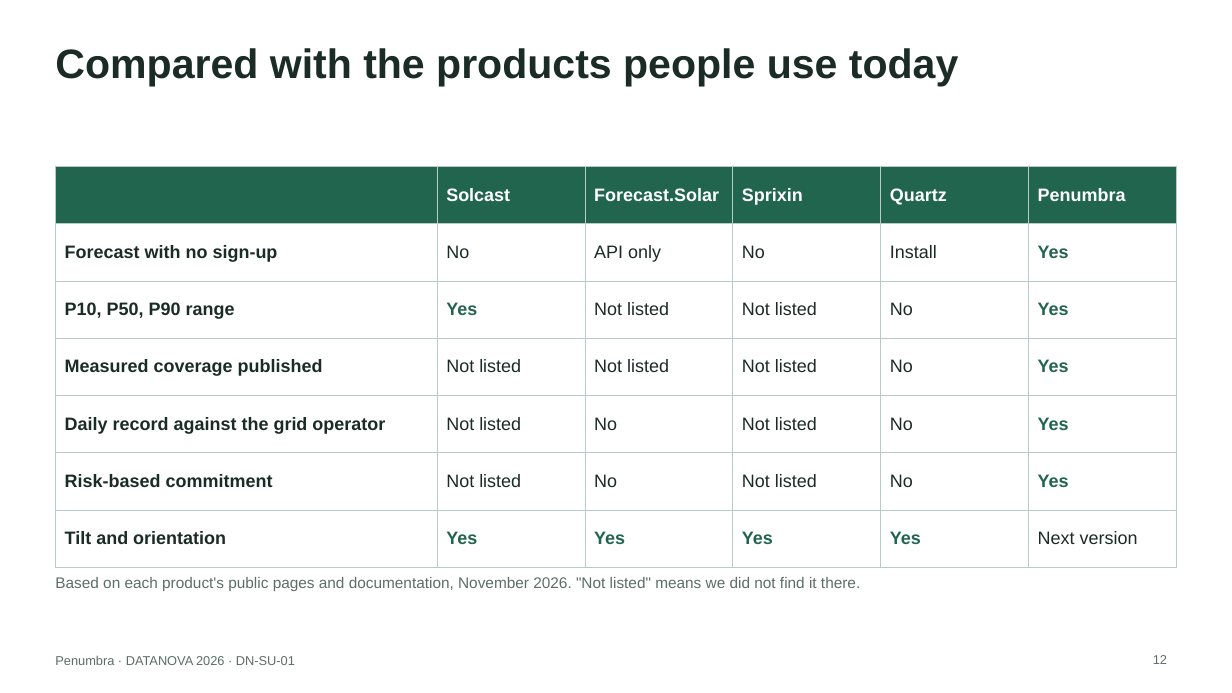
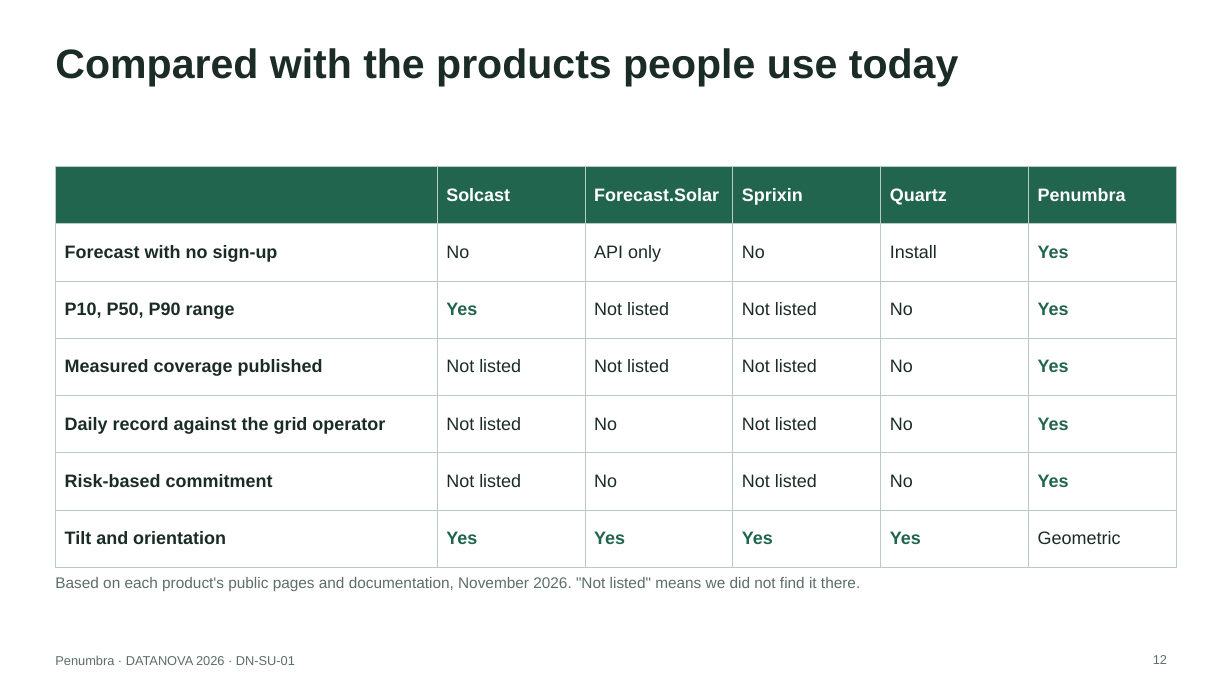
Before and after one commit to yy5652-hash/penumbra, a slide deck: slide 12 of site/Penumbra_DATANOVA_2026.pptx. Drawn at 1232x693 pixels with LibreOffice and Linux fonts; fonts in the diff are those of the drawing. Boxes give left, top, right and bottom in pixels: in the first picture for what was removed or moved away, otherwise in the second. Text is boxed around its words. In the diff, an @@ line names an element or a change of style, - is before the commit and + after.

```diff
--- a/site/Penumbra_DATANOVA_2026.pptx
+++ b/site/Penumbra_DATANOVA_2026.pptx
@@ table at box(55, 166, 1177, 548) @@
-row 7, column 6: Next version
+row 7, column 6: Geometric
```
Also in this commit, not shown: 1 other slide changed, 18 other files.
